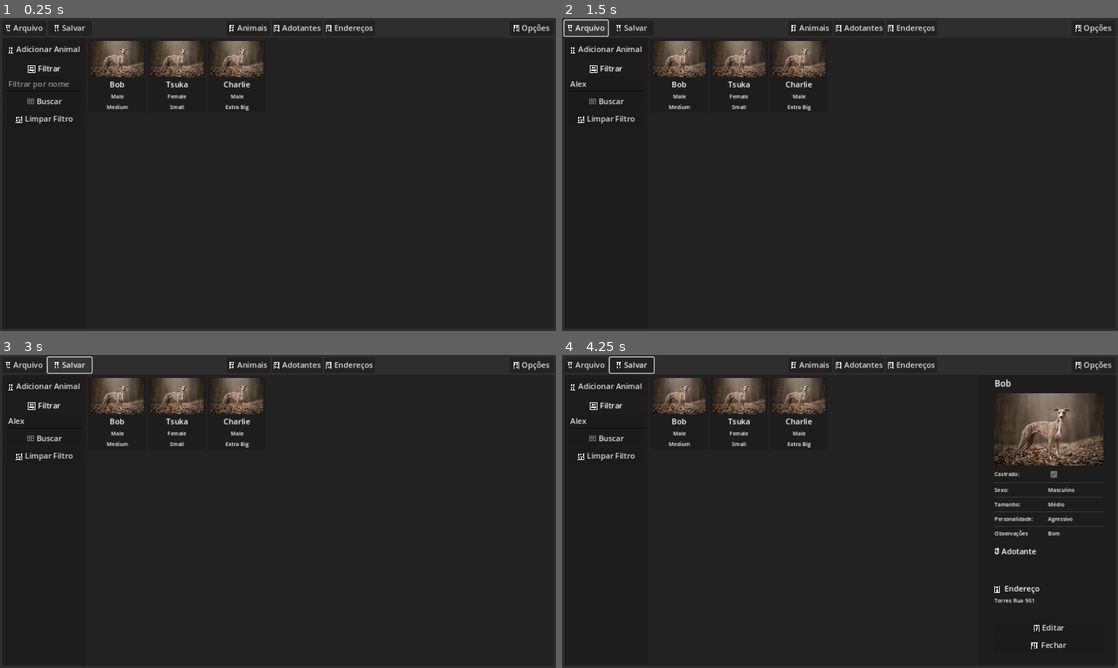
Above: before the commit, frames 1-4 (two rows, left to right).
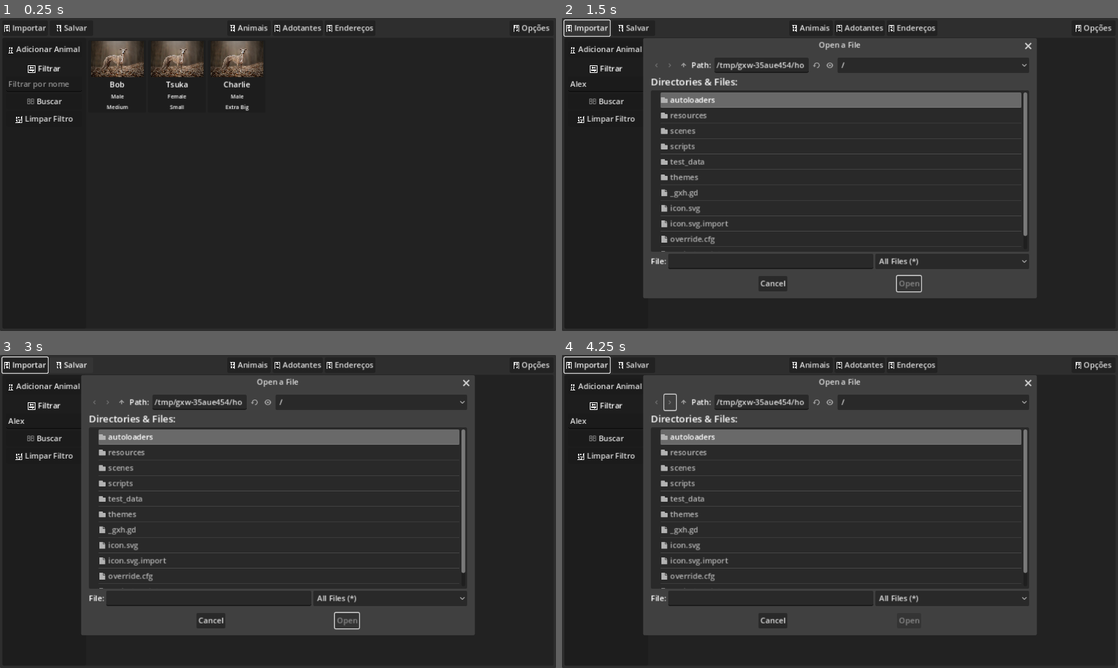
Above: after the commit, the same moments.

Repository: zMenta/GoSilas
Game: Godot game, scene res://scenes/main.tscn
Two runs of this game, one before a commit and one after it. Both use one fixed random seed, a clock stepped at 60 frames per second and the inputs below.
Inputs (mouse positions are in pixels of both pictures, inside the frame that each line leads up to):
- Up to frame 1 (0.25 s): no input
- Up to frame 2 (1.5 s): click (606, 83) at 0.52 s; type "Alex" at 0.6 s; click (584, 27) at 1.25 s, where only the run before the commit has a clickable " Arquivo"
- Up to frame 3 (3 s): click (27, 364) at 2 s, where only the run after the commit has a clickable " Importar"; click " Salvar" at 2.75 s
- Up to frame 4 (4.25 s): click (667, 401) at 3.52 s

The runs differ from the first frame. In frame 1, 0.4% of the frame differs, in the area x 0-68%, y 2-5%; in frame 2, 23%; in frame 3, 24%; in frame 4, 27%, in the area x 0-98%, y 0-94%.

Commit message:
importing save file

Diff:
--- a/scenes/main.tscn
+++ b/scenes/main.tscn
@@ -30,12 +30,14 @@
 [node name="Header" type="HBoxContainer" parent="MarginContainer/VBoxContainer"]
 layout_mode = 2
 
-[node name="Button" type="Button" parent="MarginContainer/VBoxContainer/Header"]
-layout_mode = 2
-size_flags_horizontal = 3
-text = " Arquivo"
-
-[node name="Button2" type="Button" parent="MarginContainer/VBoxContainer/Header"]
+[node name="ImportSaveButton" type="Button" parent="MarginContainer/VBoxContainer/Header"]
+unique_name_in_owner = true
+layout_mode = 2
+size_flags_horizontal = 3
+text = " Importar"
+
+[node name="SaveButton" type="Button" parent="MarginContainer/VBoxContainer/Header"]
+unique_name_in_owner = true
 layout_mode = 2
 size_flags_horizontal = 3
 text = " Salvar"
@@ -200,7 +202,7 @@
 
 [node name="FileDialog" type="FileDialog" parent="."]
 unique_name_in_owner = true
-title = "Open a File"
+title = "Carregar Imagem"
 initial_position = 4
 size = Vector2i(800, 500)
 ok_button_text = "Open"
@@ -208,6 +210,25 @@
 access = 2
 filters = PackedStringArray("*.png", "*.jpg", "*.jpeg")
 
+[node name="OpenSaveFileDialog" type="FileDialog" parent="."]
+unique_name_in_owner = true
+auto_translate_mode = 1
+title = "Importar Arquivo"
+initial_position = 4
+size = Vector2i(800, 500)
+ok_button_text = "Open"
+file_mode = 0
+access = 2
+
+[node name="SaveSaveFileDialog" type="FileDialog" parent="."]
+unique_name_in_owner = true
+auto_translate_mode = 1
+title = "Salvar Arquivo"
+initial_position = 4
+size = Vector2i(800, 500)
+ok_button_text = "Save"
+access = 2
+
 [node name="ResourcePickerMenu" type="PopupPanel" parent="."]
 unique_name_in_owner = true
 auto_translate_mode = 1
@@ -221,9 +242,11 @@
 unique_name_in_owner = true
 offset_left = 4.0
 offset_top = 4.0
-offset_right = 600.0
+offset_right = 604.0
 offset_bottom = 396.0
 
+[connection signal="pressed" from="MarginContainer/VBoxContainer/Header/ImportSaveButton" to="." method="_on_import_save_button_pressed"]
+[connection signal="pressed" from="MarginContainer/VBoxContainer/Header/SaveButton" to="." method="_on_save_button_pressed"]
 [connection signal="pressed" from="MarginContainer/VBoxContainer/Header/AnimalButton" to="." method="_on_animal_button_pressed"]
 [connection signal="pressed" from="MarginContainer/VBoxContainer/Header/AdopterButton" to="." method="_on_adopter_button_pressed"]
 [connection signal="pressed" from="MarginContainer/VBoxContainer/Header/AddressButton" to="." method="_on_address_button_pressed"]
@@ -246,3 +269,4 @@
 [connection signal="create_card_cancel_pressed" from="MarginContainer/VBoxContainer/PanelContainer/MainSplitContainer/LeftContainer/CreateCardAddress" to="." method="_on_create_card_create_card_cancel_pressed"]
 [connection signal="file_selected" from="FileDialog" to="MarginContainer/VBoxContainer/PanelContainer/MainSplitContainer/LeftContainer/CardDetails" method="_on_file_dialog_file_selected"]
 [connection signal="file_selected" from="FileDialog" to="MarginContainer/VBoxContainer/PanelContainer/MainSplitContainer/LeftContainer/CreateCard" method="_on_file_dialog_file_selected"]
+[connection signal="file_selected" from="OpenSaveFileDialog" to="." method="_on_open_save_file_dialog_file_selected"]
--- a/scripts/main.gd
+++ b/scripts/main.gd
@@ -1,6 +1,7 @@
 extends PanelContainer
 
 @onready var file_dialog: FileDialog = %FileDialog
+@onready var save_file_dialog: FileDialog = %OpenSaveFileDialog
 @onready var card_container : HFlowContainer = %CardContainer
 @onready var left_container : MarginContainer = %LeftContainer
 @onready var main_split_container : HSplitContainer = %MainSplitContainer
@@ -192,3 +193,17 @@
 
 func _on_entity_confirm_button_pressed() -> void:
 	entity_picker_menu.hide()
+
+
+func _on_save_button_pressed() -> void:
+	pass
+
+func _on_import_save_button_pressed() -> void:
+	save_file_dialog.show()
+
+
+func _on_open_save_file_dialog_file_selected(path:String) -> void:
+	var file := load(path)
+	if file is SaveFile:
+		Storage.save_file = load(path)
+		_on_animal_button_pressed()
--- /dev/null
+++ b/test_data/savefile2.tres
@@ -0,0 +1,15 @@
+[gd_resource type="Resource" script_class="SaveFile" load_steps=8 format=3 uid="uid://bhy53d3o2kki7"]
+
+[ext_resource type="Script" path="res://resources/address.gd" id="1_cy2qk"]
+[ext_resource type="Resource" uid="uid://byrs86t7mjk3r" path="res://test_data/address2.tres" id="3_a7vys"]
+[ext_resource type="Script" path="res://resources/adopter.gd" id="4_qskk8"]
+[ext_resource type="Script" path="res://resources/animal.gd" id="8_45ia2"]
+[ext_resource type="Resource" uid="uid://c32i01cxlvxmk" path="res://test_data/animal1.tres" id="9_d72tl"]
+[ext_resource type="Resource" uid="uid://ceufndvup071n" path="res://test_data/animal3.tres" id="11_tt734"]
+[ext_resource type="Script" path="res://resources/save_file.gd" id="12_byytt"]
+
+[resource]
+script = ExtResource("12_byytt")
+animals = Array[ExtResource("8_45ia2")]([ExtResource("9_d72tl"), ExtResource("11_tt734")])
+address = Array[ExtResource("1_cy2qk")]([ExtResource("3_a7vys")])
+adopter = Array[ExtResource("4_qskk8")]([])
